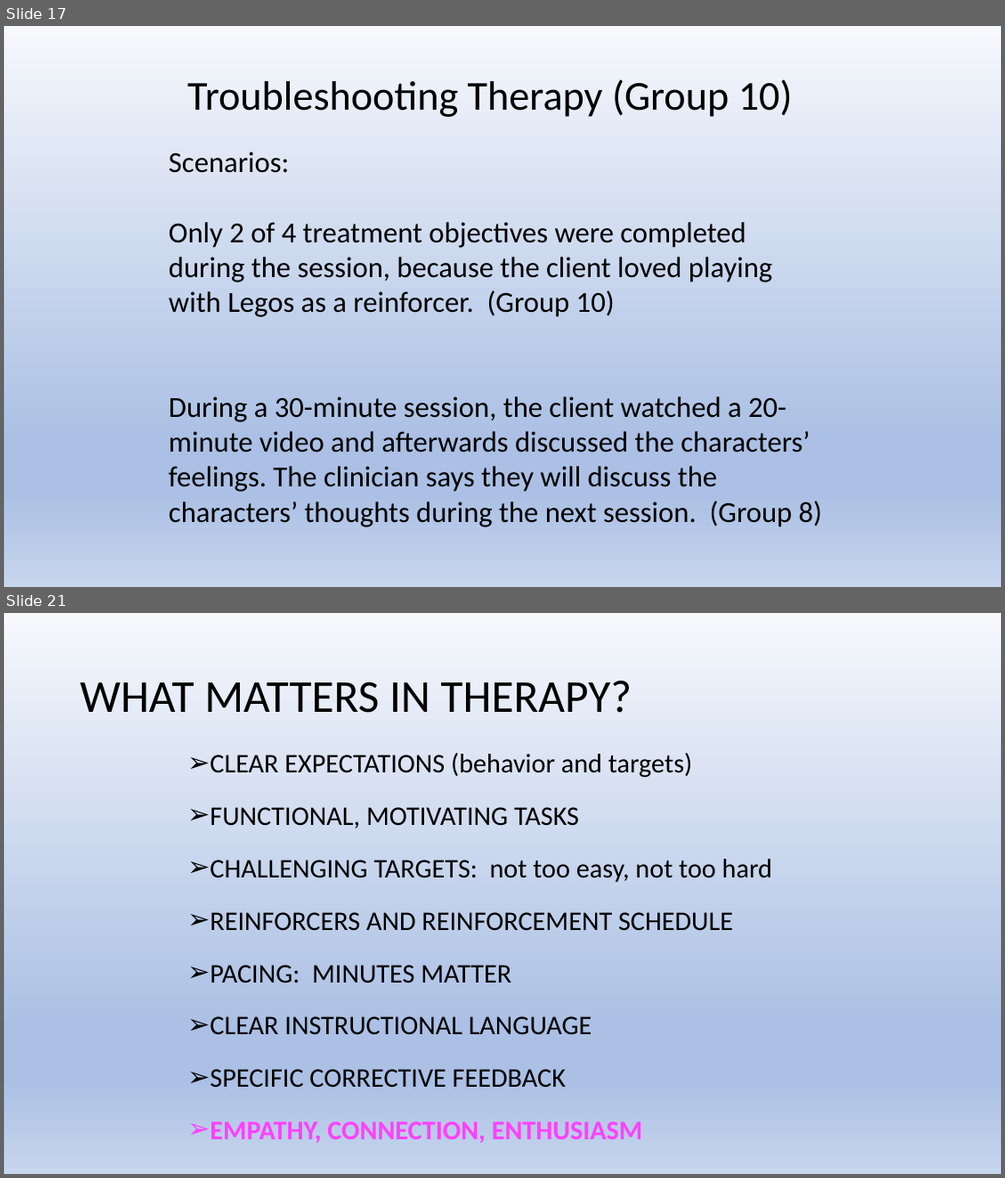
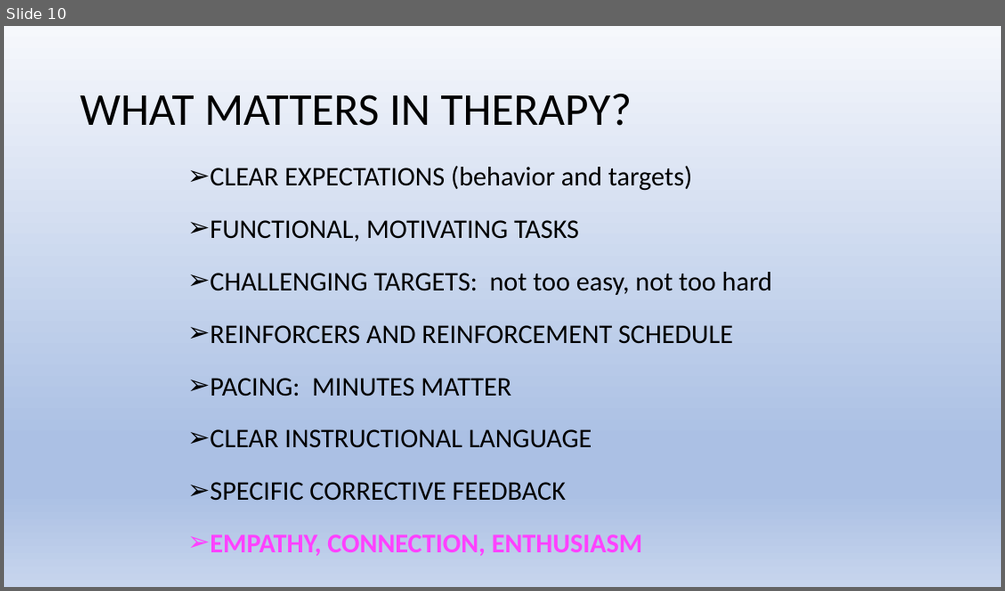
Before and after one commit to Jim-Wright90/cds431_sp22, a slide deck: slides/cds431_week10.pptx. Shown one above the other, each under a label of ours: slides 17 and 21 before the commit, slide 10 after it; the slides between them are not shown. The pictures are 1005x1178 and 1005x591 pixels, drawn with LibreOffice and Linux fonts; fonts in the diff are those of the drawing. Boxes give left, top, right and bottom in pixels: in the first picture for what was removed or moved away, otherwise in the second. Text is boxed around its words. In the diff, an @@ line names an element or a change of style, - is before the commit and + after.

```diff
--- a/slides/cds431_week10.pptx
+++ b/slides/cds431_week10.pptx
@@ slide 17 removed at box(4, 26, 1001, 587), background gradient #F6F8FC to #ABC0E4 to #C7D5ED @@
@@ title removed at box(187, 79, 793, 117) @@
-Troubleshooting Therapy (Group 10)
@@ text removed at box(169, 151, 822, 527) @@
-Scenarios:
-Only 2 of 4 treatment objectives were completed during the session, because the client loved playing with Legos as a reinforcer. (Group 10)
-During a 30-minute session, the client watched a 20-minute video and afterwards discussed the characters’ feelings. The clinician says they will discuss the characters’ thoughts during the next session. (Group 8)
@@ what was slide 21 is now slide 10 @@
```
Also in this commit, not shown: 6 slides changed, 10 other slides removed, 2 other files.
